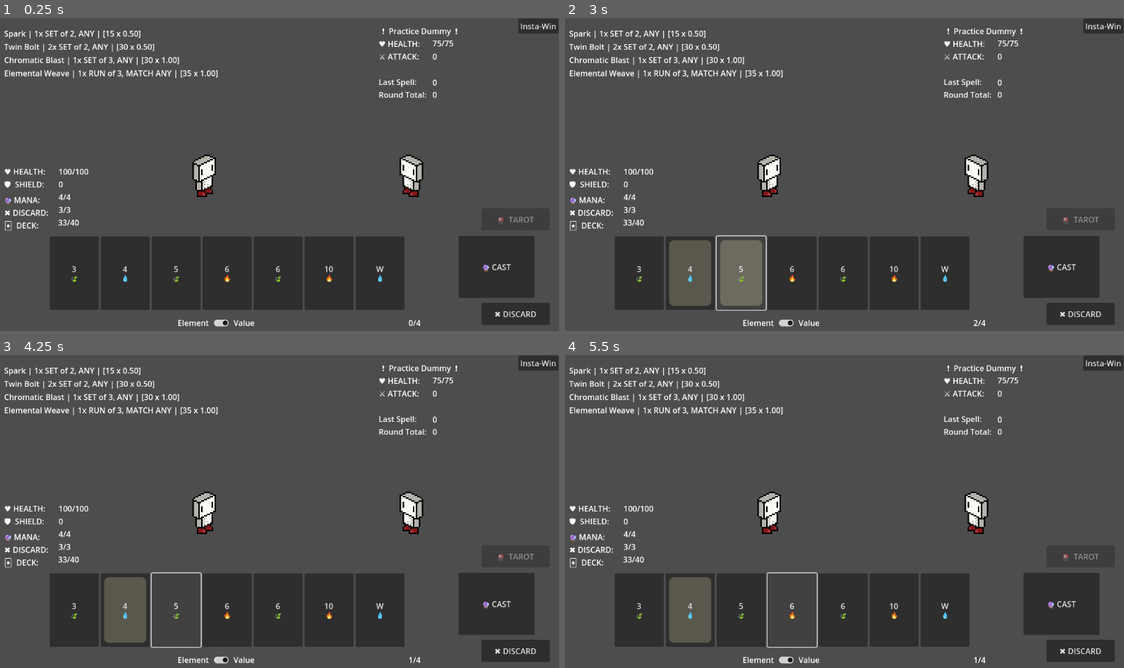
Above: before the commit, frames 1-4 (two rows, left to right).
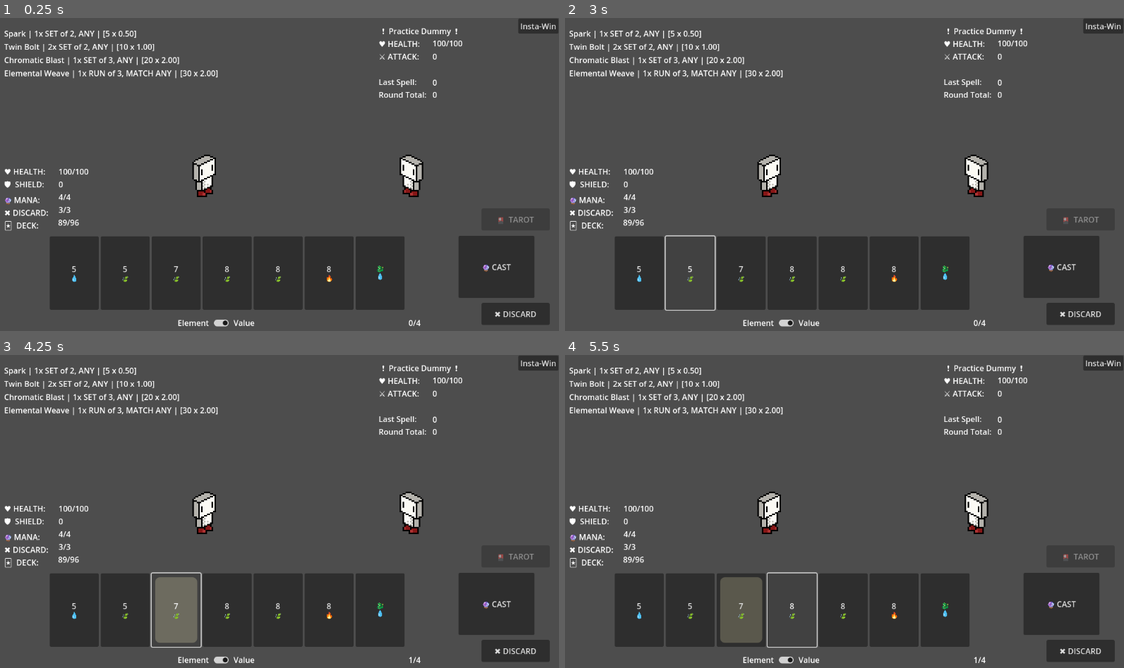
Above: after the commit, the same moments.

Repository: itsdotnickscott/wizard_card_game
Game: Godot game, scene res://scenes/battle.tscn
Two runs of this game, one before a commit and one after it. Both use one fixed random seed, a clock stepped at 60 frames per second and the inputs below.
Inputs (mouse positions are in pixels of both pictures, inside the frame that each line leads up to):
- Up to frame 1 (0.25 s): no input
- Up to frame 2 (3 s): click (637, 271) at 0.5 s, where only the run before the commit has a clickable "3 🍃"; click (637, 271) at 1.25 s, where only the run after the commit has a clickable "5 💧"; click (687, 271) at 2 s, where only the run before the commit has a clickable "4 💧"; click "5 🍃" at 2.75 s
- Up to frame 3 (4.25 s): click (178, 608) at 3.5 s, where only the run after the commit has a clickable "7 🍃"
- Up to frame 4 (5.5 s): click (794, 608) at 4.25 s, where only the run before the commit has a clickable "6 🔥"; click (794, 608) at 5 s, where only the run after the commit has a clickable "8 🍃"

The runs differ from the first frame. In frame 1, 0.4% of the frame differs, in the area x 10-83%, y 4-85%; in frame 2, 3.8%, in the area x 10-83%, y 4-99%; in frame 3, 3.4%; in frame 4, 3.4%.

Commit message:
mahjong update
- changed up player deck with inspiration of a mahjong deck vs a standard playing deck
- there are now "wind" cards and "dragon" cards, both currently only able to make sets with

Diff:
--- a/scenes/map.tscn
+++ b/scenes/map.tscn
@@ -1,9 +1,6 @@
-[gd_scene load_steps=3 format=3 uid="uid://vcq0ef7hvpk1"]
+[gd_scene load_steps=2 format=3 uid="uid://vcq0ef7hvpk1"]
 
 [ext_resource type="Script" path="res://scripts/map.gd" id="1_7r28i"]
-
-[sub_resource type="StyleBoxFlat" id="StyleBoxFlat_o3in7"]
-bg_color = Color(0.92, 0.785067, 0.552, 0.811765)
 
 [node name="Map" type="Control"]
 layout_mode = 3
@@ -20,7 +17,6 @@
 offset_top = 44.0
 offset_right = 858.0
 offset_bottom = 611.0
-theme_override_styles/panel = SubResource("StyleBoxFlat_o3in7")
 
 [node name="VBoxContainer" type="VBoxContainer" parent="Panel"]
 layout_mode = 0
--- a/scenes/reward_ui.tscn
+++ b/scenes/reward_ui.tscn
@@ -72,6 +72,12 @@
 offset_bottom = 310.0
 text = "NEXT >>"
 
+[node name="CoverPanel" type="Panel" parent="RewardsPanel"]
+visible = false
+layout_mode = 0
+offset_right = 531.0
+offset_bottom = 316.0
+
 [node name="ChoicePanel" type="Panel" parent="."]
 layout_mode = 0
 offset_left = 328.0
@@ -130,6 +136,7 @@
 layout_mode = 2
 
 [node name="SkipButton" type="Button" parent="ChoicePanel"]
+layout_mode = 0
 offset_left = 355.0
 offset_top = 206.0
 offset_right = 524.0
--- a/scripts/analysis.gd
+++ b/scripts/analysis.gd
@@ -288,7 +288,7 @@
 static func _get_run_combinations(cards: Array, size: int) -> Array:
 	var combinations := []
 
-	if cards[0].rank == 2 and cards[-1].rank == Card.FACE_RANK:
+	if cards[0].rank == Card.MIN_RANK and cards[-1].rank == Card.BRIDGE_RANK:
 		cards.push_front(cards.pop_back())
 
 	for i in range(cards.size() - size + 1):
@@ -421,12 +421,19 @@
 static func _get_valid_sets(hand: Array[Card], spell: Spell, part: int) -> Array:
 	var by_rank := {}
 	for card in hand:
-		if by_rank.has(card.rank):
-			by_rank[card.rank].append(card)
+		if card.rank != Card.WIND_RANK:
+			if by_rank.has(card.rank):
+				by_rank[card.rank].append(card)
+			else:
+				by_rank[card.rank] = [card]
 		else:
-			by_rank[card.rank] = [card]
+			if by_rank.has(card.get_direction_str()):
+				by_rank[card.get_direction_str()].append(card)
+			else:
+				by_rank[card.get_direction_str()] = [card]
 
 	var sets := []
+
 	for cards in by_rank.values():
 		if cards.size() >= spell.card_amt[part]:
 			sets.append(cards)
@@ -453,7 +460,8 @@
 				# Card is next rank in set
 				(card.rank == r[-1].rank + 1) or
 				# Card is a W (Face card) and is bridging a 2 3 run
-				(card.rank == Card.FACE_RANK and r[0].rank == 2 and r[-1].rank != Card.FACE_RANK)
+				(card.rank == Card.BRIDGE_RANK and r[0].rank == Card.MIN_RANK
+				and r[-1].rank != Card.BRIDGE_RANK)
 			):
 				# Card is matching affinity combo
 				if _check_aff_combo(spell.aff_combo[part], r[-1], card):
--- a/scripts/battle.gd
+++ b/scripts/battle.gd
@@ -278,6 +278,7 @@
 			player.spellbook.append(choice)
 
 	elif choice is Card:
+		reward_ui.reset_card(choice)
 		player.deck.append(choice)
 
 	elif choice is Tarot:
--- a/scripts/card.gd
+++ b/scripts/card.gd
@@ -4,8 +4,10 @@
 signal update_selected(card, selected)
 
 
-const MIN_RANK = 2
-const FACE_RANK = 11
+const MIN_RANK = 1
+const BRIDGE_RANK = 10
+const WIND_RANK = 12
+const DRAGON_RANK = 13
 
 
 enum Affinity {
@@ -14,16 +16,21 @@
 	FIRE,
 	WATER,
 	EARTH,
+	WIND,
 	ARCANA,
 }
+
+enum Direction { NONE, EAST, SOUTH, WEST, NORTH }
 
 
 @onready var selected_panel = get_node("Selected")
 @onready var button = get_node("Button")
 
 
-@export var rank: int
-@export var affinity: Affinity
+@export var rank: int = -1
+@export var affinity: Affinity = Affinity.NONE
+@export var direction: Direction = Direction.NONE
+
 
 var selected: bool = false
 var ui_ready: bool = false
@@ -40,7 +47,7 @@
 
 
 func change_rank(by: int) -> void:
-	rank = (rank + by) % FACE_RANK
+	rank = (rank + by) % BRIDGE_RANK
 	if rank < MIN_RANK: rank = MIN_RANK
 	_set_display()
 
@@ -60,9 +67,48 @@
 	affinity = aff
 
 
+func init_wind(wind: Direction) -> void:
+	rank = WIND_RANK
+	affinity = Affinity.WIND
+	direction = wind
+
+
+func init_dragon(aff: Affinity) -> void:
+	rank = DRAGON_RANK
+	affinity = aff
+
+
+func init_bridge(aff: Affinity) -> void:
+	rank = BRIDGE_RANK
+	affinity = aff
+
+
+
+func get_direction_str() -> String:
+	match direction:
+		Card.Direction.EAST:
+			return "E"
+		Card.Direction.SOUTH:
+			return "S"
+		Card.Direction.WEST:
+			return "W"
+		Card.Direction.NORTH:
+			return "N"
+		_:
+			return "-"
+
+
 ## Sets the text of the button to the rank/affinity of the card.
 func _set_display() -> void:
-	button.text = str(rank) if rank != 11 else "W"
+	if rank == WIND_RANK:
+		button.text = get_direction_str()
+	elif rank == BRIDGE_RANK:
+		button.text = "X"
+	elif rank == DRAGON_RANK:
+		button.text = "🐉"
+	else:
+		button.text = str(rank)
+
 	button.text += "\n"
 
 	match affinity:
@@ -74,6 +120,8 @@
 			button.text += "💧"
 		Affinity.EARTH:
 			button.text += "🍃"
+		Affinity.WIND:
+			button.text += "🌫️"
 		Affinity.ARCANA:
 			button.text += "🎆"
 
@@ -84,4 +132,8 @@
 
 
 func _to_string() -> String:
-	return "Card(%d, %d)" % [rank, affinity]
+	var txt := "Card(%d, %d" % [rank, affinity]
+	if direction != Direction.NONE:
+		txt += ", " + get_direction_str()
+	txt += ")"
+	return txt
--- a/scripts/map.gd
+++ b/scripts/map.gd
@@ -23,36 +23,36 @@
 	var boss: Location = location_scene.instantiate()
 
 	start.init_as_fight(
-		EnemyInfo.new("Practice Dummy", Enemy.Tier.NORMAL, 75, [Attack.new("Stay Still", 0)]),
+		EnemyInfo.new("Practice Dummy", Enemy.Tier.NORMAL, 100, [Attack.new("Stay Still", 0)]),
 		[Reward.Tome.get_random(), Reward.CardPack.get_random()], [choice1, choice2]
 	)
 	choice1.init_as_fight(
-		EnemyInfo.new("Wild Deer", Enemy.Tier.NORMAL, 125, [Attack.new("Prance", 5)]),
+		EnemyInfo.new("Wild Deer", Enemy.Tier.NORMAL, 175, [Attack.new("Prance", 10)]),
 		[Reward.TarotPack.get_random(), Reward.CardPack.get_random()], [choice1a, choice1b]
 	)
 	choice2.init_as_fight(
-		EnemyInfo.new("Wild Skunk", Enemy.Tier.NORMAL, 100, [Attack.new("Spray", 10)]),
+		EnemyInfo.new("Wild Skunk", Enemy.Tier.NORMAL, 150, [Attack.new("Spray", 15)]),
 		[Reward.TarotPack.get_random(), Reward.CardPack.get_random()], [choice2a, choice2b]
 	)
 	choice1a.init_as_fight(
-		EnemyInfo.new("Wild Bear", Enemy.Tier.NORMAL, 175, [Attack.new("Claw", 15)]),
+		EnemyInfo.new("Wild Bear", Enemy.Tier.NORMAL, 300, [Attack.new("Claw", 20)]),
 		[Reward.Tome.get_random(), Reward.CardPack.get_random()], [shop]
 	)
 	choice1b.init_as_fight(
-		EnemyInfo.new("Wild Wolf", Enemy.Tier.NORMAL, 150, [Attack.new("Pounce", 20)]),
+		EnemyInfo.new("Wild Wolf", Enemy.Tier.NORMAL, 275, [Attack.new("Pounce", 25)]),
 		[Reward.Tome.get_random(), Reward.CardPack.get_random()], [shop]
 	)
 	choice2a.init_as_fight(
-		EnemyInfo.new("Wild Crocodile", Enemy.Tier.NORMAL, 175, [Attack.new("Crunch", 15)]),
+		EnemyInfo.new("Wild Crocodile", Enemy.Tier.NORMAL, 300, [Attack.new("Crunch", 20)]),
 		[Reward.Tome.get_random(), Reward.CardPack.get_random()], [shop]
 	)
 	choice2b.init_as_fight(
-		EnemyInfo.new("Wild Snake", Enemy.Tier.NORMAL, 150, [Attack.new("Bite", 20)]),
+		EnemyInfo.new("Wild Snake", Enemy.Tier.NORMAL, 275, [Attack.new("Bite", 25)]),
 		[Reward.Tome.get_random(), Reward.CardPack.get_random()], [shop]
 	)
 	shop.init_as_market([boss])
 	boss.init_as_fight(
-		EnemyInfo.new("Metal Guard", Enemy.Tier.BOSS, 300, [Attack.new("Sword and Shield", 30)]),
+		EnemyInfo.new("Metal Guard", Enemy.Tier.BOSS, 500, [Attack.new("Sword and Shield", 60)]),
 		[Reward.Tome.get_random(), Reward.CardPack.get_random()], []
 	)
 
--- a/scripts/player.gd
+++ b/scripts/player.gd
@@ -116,17 +116,34 @@
 func _create_base_deck() -> Array[Card]:
 	var new_deck: Array[Card] = []
 
-	var val := 2
+	var val := 1
 	var aff := 1
 
-	for i in range(10):
-		for j in range(4):
+	for t in range(3):
+		val = 1
+		for i in range(9):
+			for j in range(3):
+				var new_card: Card = card_scene.instantiate()
+				new_card.init(val, aff)
+				new_deck.append(new_card)
+				aff += 1
+			val += 1
+			aff = 1
+
+	for i in range(3):
+		var new_card: Card = card_scene.instantiate()
+		new_card.init_dragon(aff)
+		new_deck.append(new_card)
+		aff += 1
+
+	var wind := 1
+	for i in range(4):
+		for j in range(3):
 			var new_card: Card = card_scene.instantiate()
-			new_card.init(val, aff)
+			new_card.init_wind(wind)
 			new_deck.append(new_card)
-			aff += 1
-		val += 1
-		aff = 1
+			wind += 1
+		wind = 1
 
 	return new_deck
 
--- a/scripts/reward.gd
+++ b/scripts/reward.gd
@@ -165,11 +165,22 @@
 		var size := rng.randi_range(3, 5)
 
 		for i in range(size):
-			var val := rng.randi_range(2, 11)
-			var aff := rng.randi_range(1, 4)
+			var chance := rng.randf_range(0.0, 100.0)
 			var card: Card = card_scene.instantiate()
-			card.init(val, aff)
-			pack.append(card)
+
+			if chance < 5.0: # Dragon Card
+				var aff := rng.randi_range(1, 3)
+				card.init_dragon(aff)
+				pack.append(card)
+			elif chance < 25.0: # Wind Card
+				var dir := rng.randi_range(1, 4)
+				card.init_wind(dir)
+				pack.append(card)
+			else:
+				var val := rng.randi_range(Card.MIN_RANK, Card.BRIDGE_RANK - 1)
+				var aff := rng.randi_range(1, 3)
+				card.init(val, aff)
+				pack.append(card)
 
 		return CardPack.new(pack, 1)
 
--- a/scripts/reward_ui.gd
+++ b/scripts/reward_ui.gd
@@ -12,6 +12,7 @@
 @onready var skip_reward_button: Button = get_node("RewardsPanel/SkipButton")
 @onready var skip_choice_button: Button = get_node("ChoicePanel/SkipButton")
 @onready var next_button: Button = get_node("RewardsPanel/NextButton")
+@onready var cover_panel: Panel = get_node("RewardsPanel/CoverPanel")
 
 
 func set_rewards(location_info: Location) -> void:
@@ -44,7 +45,7 @@
 
 
 func next_reward() -> void:
-	skip_reward_button.disabled = false
+	cover_panel.visible = false
 	choices_panel.visible = false
 
 	for button in rewards_list.get_children():
@@ -57,7 +58,7 @@
 
 func _set_choices(reward: Reward, btn: Button) -> void:
 	btn.disabled = true
-	skip_reward_button.disabled = true
+	cover_panel.visible = true
 
 	_reset_choices()
 
@@ -81,7 +82,7 @@
 	choices_panel.visible = true
 
 
-func _reset_card(card: Card) -> void:
+func reset_card(card: Card) -> void:
 	card.ui_ready = false
 	card.select_card(false)
 	card.get_node("Button").pressed.disconnect(_on_reward_chosen)
--- a/scripts/spell.gd
+++ b/scripts/spell.gd
@@ -56,8 +56,8 @@
 
 
 func level_up() -> void:
-	multi += 0.5
-	base += 10
+	multi += 0.25
+	base += 5
 
 
 func upgrade(new_upg: Upgrade) -> void:
@@ -68,25 +68,25 @@
 	_library = {"spark": Spell.new(
 			"Spark", Reward.Rarity.COMMON,
 			[Spell.RankCombo.SET], [Spell.AffCombo.ANY],
-			[2], [1], 15, 0.5
+			[2], [1], 5, 0.5
 		),
 
 		"bolt": Spell.new(
 			"Twin Bolt", Reward.Rarity.COMMON,
 			[Spell.RankCombo.SET], [Spell.AffCombo.ANY],
-			[2], [2], 30, 0.5
+			[2], [2], 10, 1.0
 		),
 
 		"blast": Spell.new(
 			"Chromatic Blast", Reward.Rarity.COMMON,
 			[Spell.RankCombo.SET], [Spell.AffCombo.ANY],
-			[3], [1], 30, 1.0
+			[3], [1], 20, 2.0
 		),
 
 		"weave": Spell.new(
 			"Elemental Weave", Reward.Rarity.COMMON,
 			[Spell.RankCombo.RUN], [Spell.AffCombo.MATCH_ANY],
-			[3], [1], 35, 1.0
+			[3], [1], 30, 2.0
 		),
 
 		"thread": Spell.new(
--- a/scripts/tarot.gd
+++ b/scripts/tarot.gd
@@ -50,11 +50,11 @@
 
 static func initialize_library() -> void:
 	_library = {
-		"magician": Tarot.new("The Magician", Effect.ChangeAff.new(Card.Affinity.ARCANA, 1)),
-		"empress": Tarot.new("The Empress", Effect.ChangeAff.new(Card.Affinity.WATER, 1)),
-		"sun": Tarot.new("The Sun", Effect.ChangeAff.new(Card.Affinity.FIRE, 1)),
-		"world": Tarot.new("The World", Effect.ChangeAff.new(Card.Affinity.EARTH, 1)),
-		"strength": Tarot.new("Strength", Effect.ChangeRank.new(1, 1))
+		#"magician": Tarot.new("The Magician", Effect.ChangeAff.new(Card.Affinity.ARCANA, 2)),
+		"empress": Tarot.new("The Empress", Effect.ChangeAff.new(Card.Affinity.WATER, 2)),
+		"sun": Tarot.new("The Sun", Effect.ChangeAff.new(Card.Affinity.FIRE, 2)),
+		"world": Tarot.new("The World", Effect.ChangeAff.new(Card.Affinity.EARTH, 2)),
+		"strength": Tarot.new("Strength", Effect.ChangeRank.new(1, 2))
 	}
 
 
--- a/scripts/upgrade.gd
+++ b/scripts/upgrade.gd
@@ -48,11 +48,11 @@
 			Spell.get_from_id("weave")
 		),
 
-		"arcana_weave": Upgrade.new(
-			"Flexi Weave", Card.Affinity.ARCANA, Reward.Rarity.UNCOMMON,
-			[Effect.Wild.new(Card.Affinity.ARCANA, 2, -1)],
-			Spell.get_from_id("weave")
-		)
+		#"arcana_weave": Upgrade.new(
+			#"Flexi Weave", Card.Affinity.ARCANA, Reward.Rarity.UNCOMMON,
+			#[Effect.Wild.new(Card.Affinity.ARCANA, 2, -1)],
+			#Spell.get_from_id("weave")
+		#)
 	}
 
 
